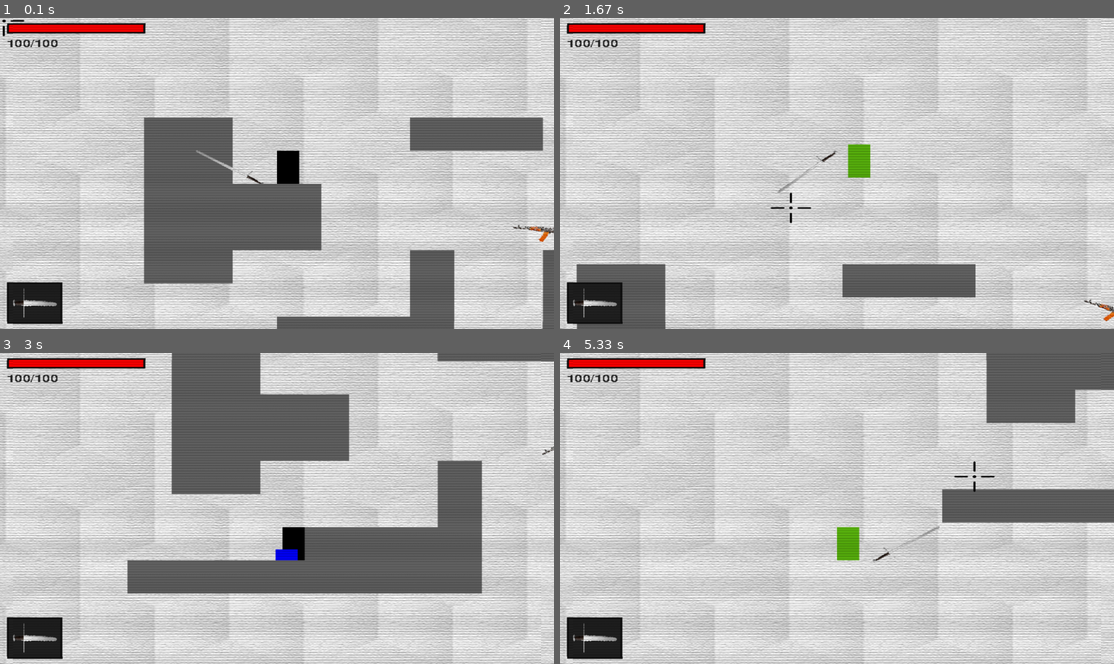
Above: before the commit, frames 1-4 (two rows, left to right).
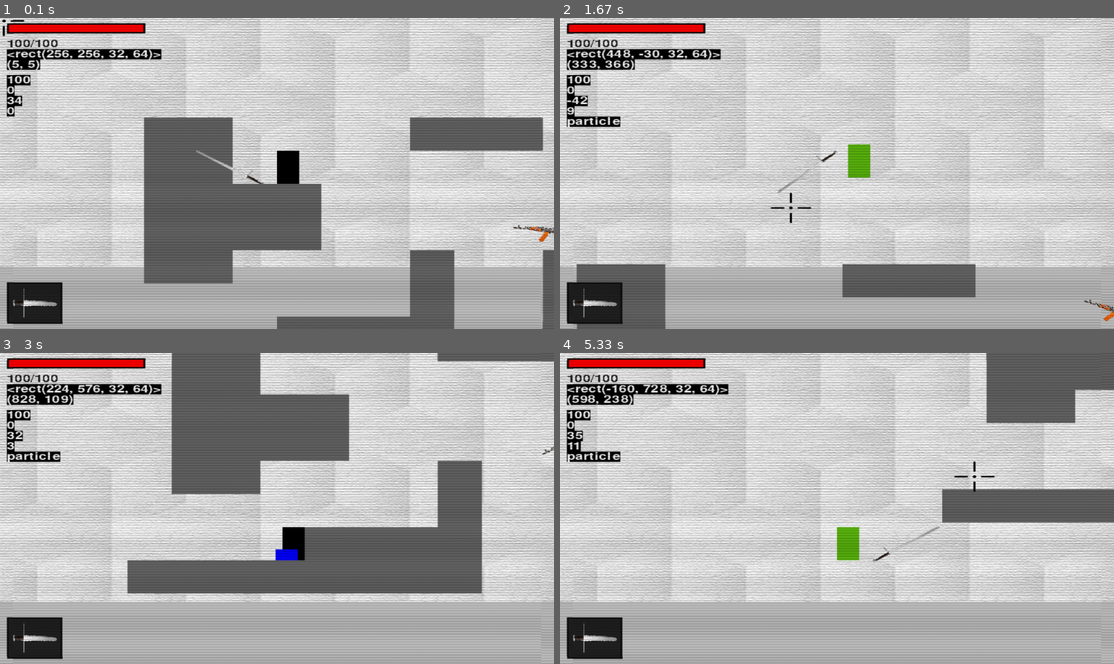
Above: after the commit, the same moments.

Repository: JingShing-Game-prototype/2D-Platformer-Pygame-shooter
Game: pygame game, started from script/main.py
Same seed, same stepped clock (60 frames per second), same inputs: the game is played once before the commit and once after it.
Inputs (mouse positions are in pixels of both pictures, inside the frame that each line leads up to):
- Up to frame 1 (0.1 s): no input
- Up to frame 2 (1.67 s): hold Right 0.33-0.8 s; move the mouse to (814, 185) at 0.37 s; hold Right 0.83-1.3 s; move the mouse to (1014, 164) at 0.87 s; hold Left from 1.33 s (still down); move the mouse to (704, 176) at 1.37 s
- Up to frame 3 (3 s): release Left at 1.87 s; hold Left 1.9-2.3 s; move the mouse to (105, 461) at 1.93 s; hold Right 2.33-2.97 s; move the mouse to (360, 399) at 2.37 s
- Up to frame 4 (5.33 s): hold Left 3-3.47 s; move the mouse to (903, 536) at 3.03 s; hold Right 3.5-3.97 s; move the mouse to (848, 402) at 3.53 s; hold Right 4-4.47 s; move the mouse to (637, 499) at 4.03 s; hold Left 4.5-5.03 s; move the mouse to (842, 539) at 4.53 s; hold Left from 5.07 s (still down); move the mouse to (820, 455) at 5.1 s

The runs differ from the first frame. In frame 1, 26% of the frame differs, in the area x 0-100%, y 0-100%; in frame 2, 28%; in frame 3, 28%; in frame 4, 30%.

Commit message:
Add files via upload

Diff:
--- a/script/debug.py
+++ b/script/debug.py
@@ -1,9 +1,8 @@
 import pygame
-from settings import screen
 pygame.init()
 font = pygame.font.Font(None,30)
 
-def debug(info, x = 10, y = 10):
+def debug(info, x = 10, y = 10, screen = None):
     debug_surf = font.render(str(info),True,'White')
     debug_rect = debug_surf.get_rect(topleft = (x,y))
     pygame.draw.rect(screen,'Black',debug_rect)
--- a/script/level.py
+++ b/script/level.py
@@ -22,7 +22,7 @@
         self.current_x = 0
 
         # sprite group
-        self.visible_sprites = YSortCameraGroup()
+        self.visible_sprites = YSortCameraGroup(self.display_surface)
         self.obstacle_sprites = pygame.sprite.Group()
         self.tiles = pygame.sprite.Group()
         # single group for single player
@@ -43,7 +43,7 @@
         self.bullet_far_kill_range = 800
 
         # UI
-        self.ui = UI()
+        self.ui = UI(self.display_surface)
 
     def create_jump_or_run_particles(self, pos, type='run'):
         if not self.player.sprite.flip:
@@ -282,28 +282,29 @@
         self.get_player_on_ground()
         self.create_landing_dust()
 
-        # if self.player.sprite:
-        #     debug(str(self.player.sprite.rect), 10, 60)
-        #     debug(str(pygame.mouse.get_pos()), 10, 80)
-        #     debug(str(self.player.sprite.health), 10, 110)
-        #     debug(str(len(self.bullet_sprite)), 10, 130)
-        #     debug(str(int(self.player.sprite.weapon.angle)), 10, 150)
-        #     debug(str(len(self.object_pool.sprites())), 10, 170)
-        #     if len(self.object_pool.sprites())>1:
-        #         debug(str(self.object_pool.sprites()[0].object_type), 10, 190)
-
-from settings import screen, screen_height, screen_width, has_joystick, joystick, resource_path
+        if self.player.sprite:
+            debug(str(self.player.sprite.rect), 10, 60, screen=self.display_surface)
+            debug(str(pygame.mouse.get_pos()), 10, 80, screen=self.display_surface)
+            debug(str(self.player.sprite.health), 10, 110, screen=self.display_surface)
+            debug(str(len(self.bullet_sprite)), 10, 130, screen=self.display_surface)
+            debug(str(int(self.player.sprite.weapon.angle)), 10, 150, screen=self.display_surface)
+            debug(str(len(self.object_pool.sprites())), 10, 170, screen=self.display_surface)
+            if len(self.object_pool.sprites())>1:
+                debug(str(self.object_pool.sprites()[0].object_type), 10, 190, screen=self.display_surface)
+
+from settings import screen_height, screen_width, has_joystick, joystick, resource_path
 class YSortCameraGroup(pygame.sprite.Group):
     # in godot we call it YSort to make 2.5D
-    def __init__(self):
+    def __init__(self, screen):
         # general setup
         super().__init__()
+        self.screen = screen
 
         # camera offset
         self.offset = pygame.math.Vector2()
         # to stay player in middle of screen. cut it half.
-        self.half_screen_width = screen.get_size()[0]//2
-        self.half_screen_height = screen.get_size()[1]//2
+        self.half_screen_width = screen_width//2
+        self.half_screen_height = screen_height//2
         # //2 to get divide 2 result in int
 
         # box camera setup
@@ -311,8 +312,8 @@
         self.camera_borders = {'left': 400, 'right': 200, 'top': 200, 'bottom': 200}
         camera_boarders_left = self.camera_borders['left']
         camera_boarders_top = self.camera_borders['top']
-        camera_boarders_width = screen.get_size()[0]  - (self.camera_borders['left'] + self.camera_borders['right'])
-        camera_boarders_height = screen.get_size()[1]  - (self.camera_borders['top'] + self.camera_borders['bottom'])
+        camera_boarders_width = screen_width  - (self.camera_borders['left'] + self.camera_borders['right'])
+        camera_boarders_height = screen_height  - (self.camera_borders['top'] + self.camera_borders['bottom'])
         self.camera_rect = pygame.Rect(camera_boarders_left, camera_boarders_top, camera_boarders_width, camera_boarders_height)
 
         # creating the floor/ground
@@ -326,7 +327,7 @@
         # zoom
         self.zoom_scale = 1
         # don't set too large would be lag
-        self.internal_surface_size = (screen_width * 1.5, screen_height * 1.5)
+        self.internal_surface_size = (screen_width * 3, screen_height * 3)
         self.internal_surface = pygame.Surface(self.internal_surface_size, pygame.SRCALPHA)
         self.internal_rect = self.internal_surface.get_rect(center = (self.half_screen_width, self.half_screen_height))
         self.internal_surface_size_vector = pygame.math.Vector2(self.internal_surface_size)
@@ -335,9 +336,9 @@
         self.internal_offset.y = self.internal_surface_size[1] // 2 - self.half_screen_height
 
         self.zoom_scale_mininum = screen_width/self.internal_surface_size[0] # change to large scale
-        # self.zoom_scale_maxinum = self.internal_surface_size[0]/screen_width
+        self.zoom_scale_maxinum = self.internal_surface_size[0]/screen_width
         # self.zoom_scale_mininum = 0.1 # change to large scale
-        self.zoom_scale_maxinum = 5
+        # self.zoom_scale_maxinum = 5
 
         self.mouse_camera = False
         self.test_camera_box = False
@@ -387,8 +388,8 @@
 
             left_border = self.camera_borders['left']
             top_border = self.camera_borders['top']
-            right_border = screen.get_size()[0] - self.camera_borders['right']
-            bottom_border = screen.get_size()[1] - self.camera_borders['bottom']
+            right_border = screen_width - self.camera_borders['right']
+            bottom_border = screen_height - self.camera_borders['bottom']
 
             if top_border < mouse.y < bottom_border:
                 if mouse.x < left_border:
@@ -492,8 +493,8 @@
         scaled_surf  = pygame.transform.scale(self.internal_surface, self.internal_surface_size_vector * self.zoom_scale)
         scaled_rect = scaled_surf.get_rect(center = (self.half_screen_width, self.half_screen_height))
 
-        screen.blit(scaled_surf, scaled_rect)
+        self.screen.blit(scaled_surf, scaled_rect)
 
         if self.test_camera_box:
             # camera box line
-            pygame.draw.rect(screen, 'yellow', self.camera_rect, 5)
+            pygame.draw.rect(self.screen, 'yellow', self.camera_rect, 5)
--- a/script/main.py
+++ b/script/main.py
@@ -6,16 +6,25 @@
     def __init__(self):
         # pygame setup
         pygame.init()
-        pygame.mouse.set_visible(False)
+        pygame.display.set_mode(REAL_RES, pygame.DOUBLEBUF|pygame.OPENGL)
+
+        # game icon
+        pygame.display.set_icon(pygame.image.load(resource_path('assets\icon\icon.png')).convert_alpha())
+        pygame.display.set_caption('Gun Fight')
+
+        # Visual part
+        self.screen = pygame.Surface(VIRTUAL_RES).convert((255, 65280, 16711680, 0))
+        self.crt_shader = Graphic_engine(screen=self.screen, style=2, VIRTUAL_RES=VIRTUAL_RES)
 
         # cursor
+        pygame.mouse.set_visible(False)
         self.cursor_image = pygame.image.load(resource_path('assets/graphics/UI/aim.png'))
         self.cursor_image = pygame.transform.scale(self.cursor_image, (64, 64))
         self.cursor_image_rect = self.cursor_image.get_rect()
 
         self.clock = pygame.time.Clock()
         # self.level = Level(level_data=no_enemy_level_map, surface=screen)
-        self.level = Level(level_data=level_map, surface=screen)
+        self.level = Level(level_data=level_map, surface=self.screen)
 
     def dynamic_bullet_amount(self):
         if self.clock.get_fps() < 40 and self.level.max_bullet_in_map > 100:
@@ -36,10 +45,10 @@
                         pygame.quit()
                         sys.exit()
                     if event.key == pygame.K_0:
-                        crt_shader.change_shader()
+                        self.crt_shader.change_shader()
                     if event.key == pygame.K_8:
-                        crt_shader.fullscreen = not crt_shader.fullscreen
-                        crt_shader.Full_screen(REAL_RES)
+                        self.crt_shader.fullscreen = not self.crt_shader.fullscreen
+                        self.crt_shader.Full_screen(REAL_RES)
                     if event.key == pygame.K_r:
                         self.level.setup_level(self.level.level_data, True)
                     if event.key == pygame.K_m:
@@ -62,8 +71,8 @@
 
             self.level.run()
             self.cursor_image_rect.center = pygame.mouse.get_pos()
-            screen.blit(self.cursor_image, self.cursor_image_rect)
-            crt_shader()
+            self.screen.blit(self.cursor_image, self.cursor_image_rect)
+            self.crt_shader()
             self.clock.tick(60)
 
 if __name__ == '__main__':
--- a/script/settings.py
+++ b/script/settings.py
@@ -16,11 +16,11 @@
 if joystick_count > 0:
 	has_joystick = True
 	joystick = pygame.joystick.Joystick(0)
+
 def get_map_width_and_height(map, tile_size):
 	map_width = len(map[0])*tile_size
 	map_height = len(map) * tile_size
 	return map_width, map_height
-
 
 no_enemy_level_map = [
 '                            ',
@@ -47,6 +47,7 @@
 '       X  XXXX    XX  XXX   ',
 '    XXXX  XXXXXX  XX  XXXX  ',
 'XXXXXXXX  XXXXXX  XX  XXXX  ']
+
 if found_map_or_not('level0'):
 	load_map('assets/maps/' + 'level0' + '.txt', level_map)
 # else:
@@ -61,14 +62,6 @@
 REAL_RES = (1280, 720)
 # VIRTUAL_RES = (800, 600)
 # REAL_RES = (800, 600)
-pygame.display.set_mode(REAL_RES, pygame.DOUBLEBUF|pygame.OPENGL)
-
-# game icon
-pygame.display.set_icon(pygame.image.load(resource_path('assets\icon\icon.png')).convert_alpha())
-pygame.display.set_caption('Gun Fight')
-
-screen = pygame.Surface(VIRTUAL_RES).convert((255, 65280, 16711680, 0))
-crt_shader = Graphic_engine(screen=screen, style=2, VIRTUAL_RES=VIRTUAL_RES)
 
 weapon_bullet_type = {
 	'ak74':{'name':'bullet', 'across_wall':False},
--- a/script/ui.py
+++ b/script/ui.py
@@ -2,7 +2,8 @@
 from settings import *
 
 class UI:
-    def __init__(self):
+    def __init__(self, screen):
+        self.screen = screen
         # general
         self.font = pygame.font.Font(UI_FONT, UI_FONT_SIZE)
 
@@ -21,7 +22,7 @@
 
     def show_bar(self, current, max_amount, bg_rect, color):
         # draw bg
-        pygame.draw.rect(screen, UI_BG_COLOR, bg_rect)
+        pygame.draw.rect(self.screen, UI_BG_COLOR, bg_rect)
 
         # converting stat to pixel
         ratio = current / max_amount
@@ -32,24 +33,24 @@
         current_rect.width = current_width
 
         # drawing the bar
-        pygame.draw.rect(screen, color, current_rect)
-        pygame.draw.rect(screen, UI_BORDER_COLOR, bg_rect, 3)
+        pygame.draw.rect(self.screen, color, current_rect)
+        pygame.draw.rect(self.screen, UI_BORDER_COLOR, bg_rect, 3)
 
     def selection_box(self, left, top, has_switched):
         bg_rect = pygame.Rect(left, top, ITEM_BOX_SIZE, ITEM_BOX_SIZE)
-        pygame.draw.rect(screen, UI_BG_COLOR, bg_rect)
+        pygame.draw.rect(self.screen, UI_BG_COLOR, bg_rect)
         if has_switched:
-            pygame.draw.rect(screen, UI_BORDER_COLOR_ACTIVE, bg_rect, 3)
+            pygame.draw.rect(self.screen, UI_BORDER_COLOR_ACTIVE, bg_rect, 3)
         else:
-            pygame.draw.rect(screen, UI_BORDER_COLOR, bg_rect, 3)
+            pygame.draw.rect(self.screen, UI_BORDER_COLOR, bg_rect, 3)
         return bg_rect
 
     def weapon_overlay(self, weapon_index, has_switched):
-        bg_rect = self.selection_box(10, screen.get_size()[1] - 90, has_switched) # weapon
+        bg_rect = self.selection_box(10, self.screen.get_size()[1] - 90, has_switched) # weapon
         weapon_surf = self.weapon_graphics[weapon_index]
         weapon_rect = weapon_surf.get_rect(center = bg_rect.center)
 
-        screen.blit(weapon_surf, weapon_rect)
+        self.screen.blit(weapon_surf, weapon_rect)
 
     def advanced_health(self, player):
         transition_width = 0
@@ -74,16 +75,16 @@
         transition_bar_rect = pygame.Rect(health_bar_rect.right, 10, transition_width, BAR_HEIGHT)
 
         # black bg
-        pygame.draw.rect(screen, UI_BG_COLOR, (10, 10, player.health_bar_length, BAR_HEIGHT))
+        pygame.draw.rect(self.screen, UI_BG_COLOR, (10, 10, player.health_bar_length, BAR_HEIGHT))
         # health bar
-        pygame.draw.rect(screen, HEALTH_COLOR, health_bar_rect)
+        pygame.draw.rect(self.screen, HEALTH_COLOR, health_bar_rect)
         # health bar animation
-        pygame.draw.rect(screen, transition_color, transition_bar_rect)
+        pygame.draw.rect(self.screen, transition_color, transition_bar_rect)
         # outline
-        pygame.draw.rect(screen, UI_BORDER_COLOR, (10, 10, player.health_bar_length, BAR_HEIGHT), 3)
+        pygame.draw.rect(self.screen, UI_BORDER_COLOR, (10, 10, player.health_bar_length, BAR_HEIGHT), 3)
         health_value_surf = self.font.render(str(int(player.current_health)) + '/' + str(player.or_health), False, UI_BG_COLOR)
         health_value_rect = health_value_surf.get_rect(topleft = health_bar_rect.bottomleft + pygame.math.Vector2(0, 10))
-        screen.blit(health_value_surf, health_value_rect)
+        self.screen.blit(health_value_surf, health_value_rect)
 
     def display(self, player):
         # health and energy
